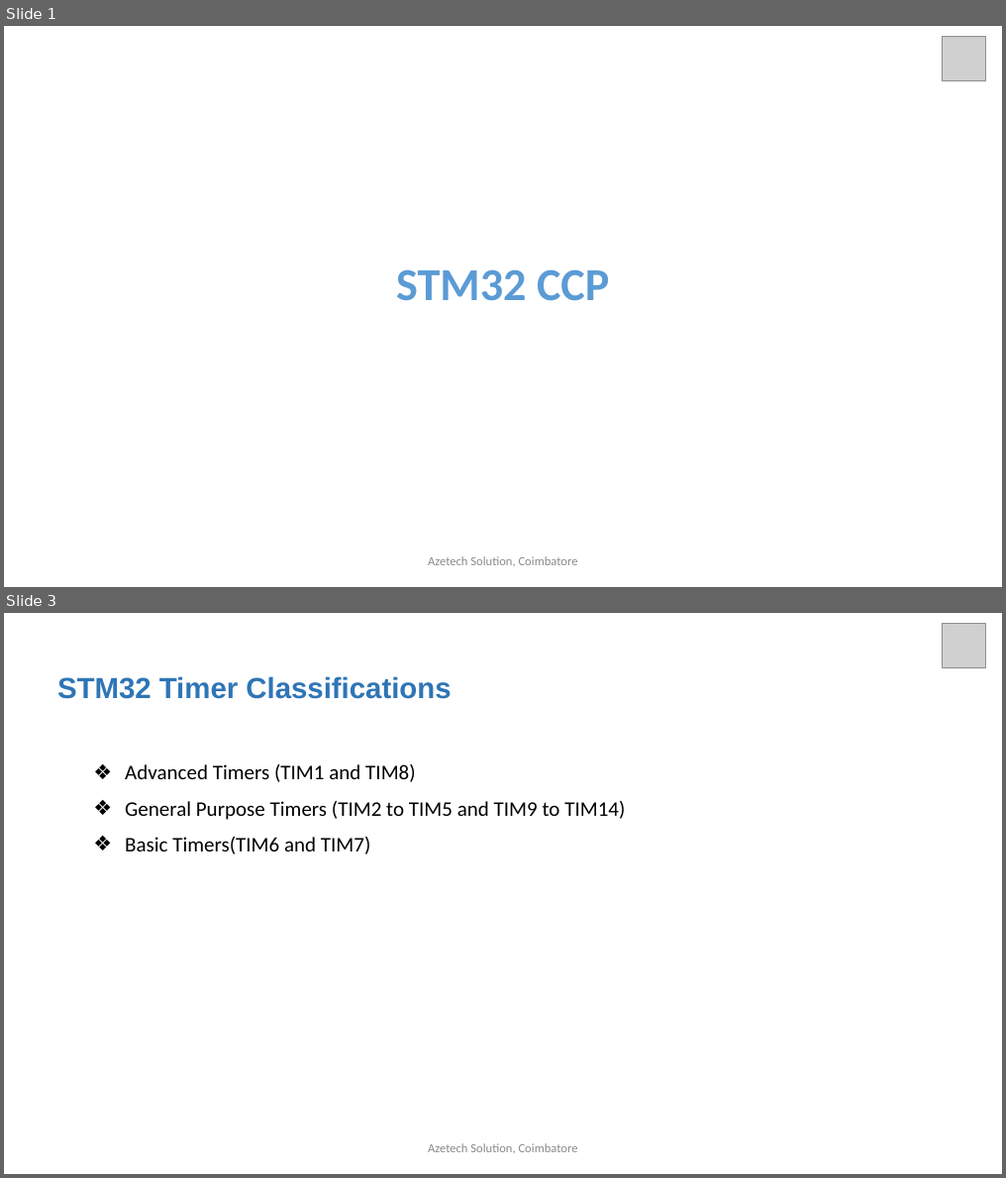
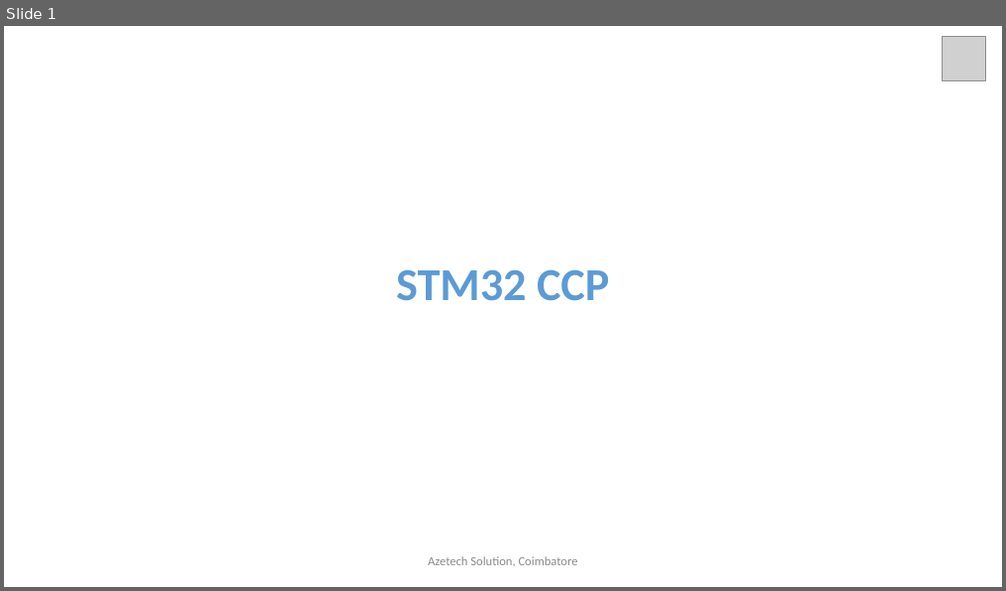
Before and after one commit to arulnelson/AZETECH-CLASS-NOTES, a slide deck: STM32_DOCS/STM32_CCP.pptx. Shown one above the other, each under a label of ours: slides 1 and 3 before the commit, slide 1 after it; the slides between them are not shown. The pictures are 1006x1178 and 1006x591 pixels, drawn with LibreOffice and Linux fonts; fonts in the diff are those of the drawing; grey boxes stand for pictures. Boxes give left, top, right and bottom in pixels: in the first picture for what was removed or moved away, otherwise in the second. Text is boxed around its words. In the diff, an @@ line names an element or a change of style, - is before the commit and + after.

```diff
--- a/STM32_DOCS/STM32_CCP.pptx
+++ b/STM32_DOCS/STM32_CCP.pptx
@@ slide 3 removed at <box>4,613,1002,1174</box>, background #FFFFFF @@
@@ picture removed at <box>943,624,986,667</box> @@
@@ text removed at <box>57,676,450,699</box> @@
-STM32 Timer Classifications
@@ text removed at <box>125,764,625,855</box> @@
-❖ Advanced Timers (TIM1 and TIM8)
-❖ General Purpose Timers (TIM2 to TIM5 and TIM9 to TIM14)
-❖ Basic Timers(TIM6 and TIM7)
@@ text removed at <box>428,1144,578,1154</box> @@
-Azetech Solution, Coimbatore
```
Also in this commit, not shown: 2 slides changed, 18 slides added, 6 other slides removed.
